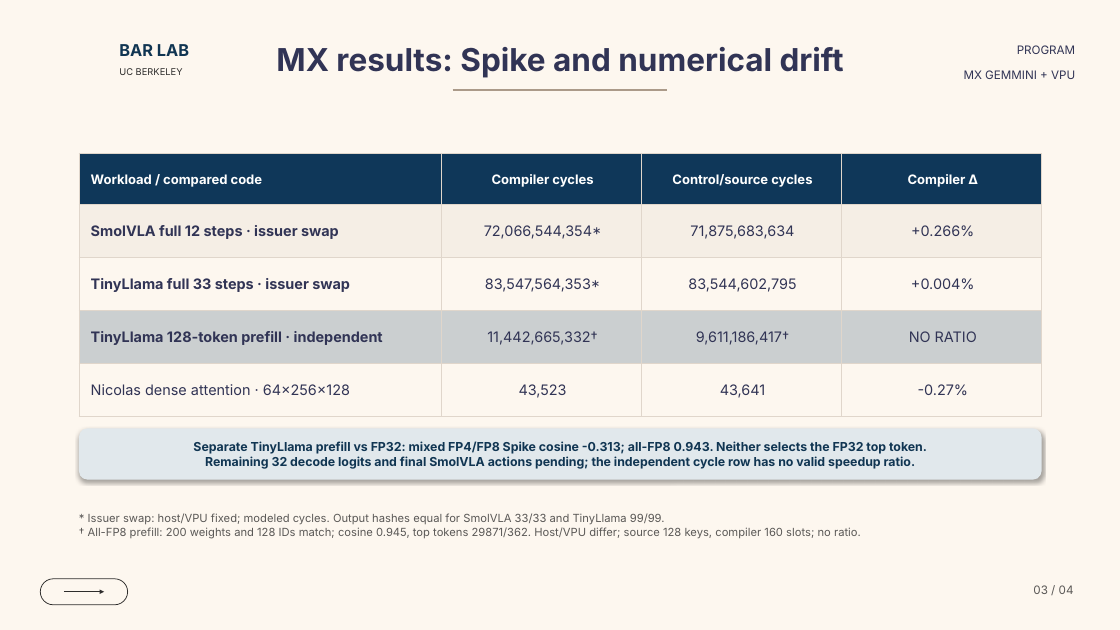
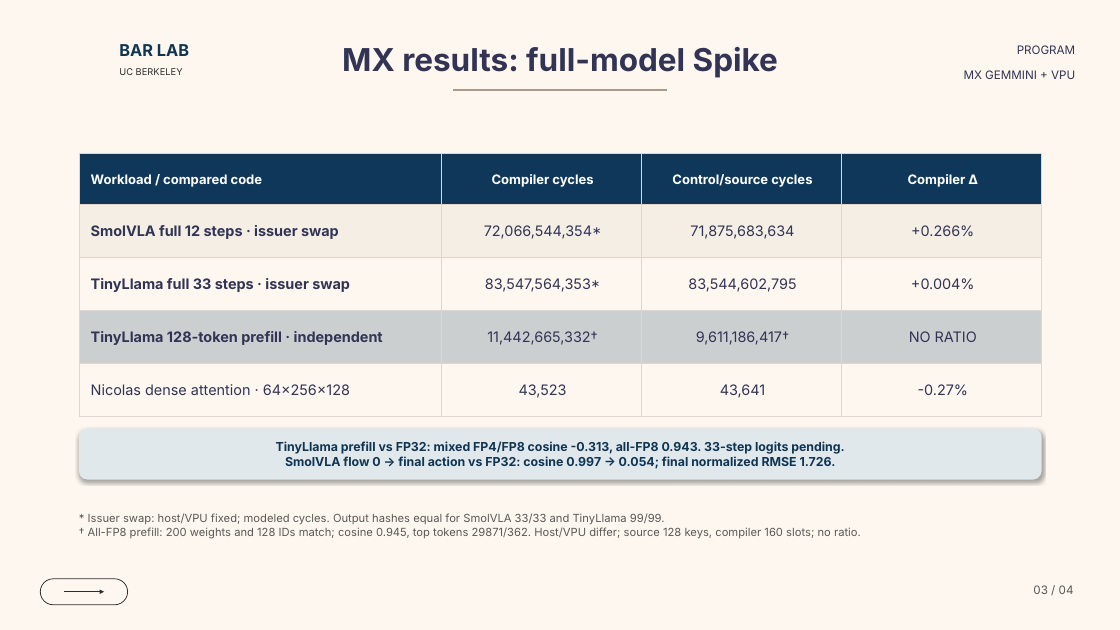
Before and after one commit to ucb-bar/mx-gemmini-mlir, a slide deck: slide 3 of docs/presentations/mx_gemmini_dialect_overview.pptx. Drawn at 1120x630 pixels with LibreOffice and Linux fonts; fonts in the diff are those of the drawing; background and template pictures are left out. Boxes give left, top, right and bottom in pixels: in the first picture for what was removed or moved away, otherwise in the second. Text is boxed around its words. In the diff, an @@ line names an element or a change of style, - is before the commit and + after.

Commit message:
Archive full SmolVLA action diagnostic

```diff
--- a/docs/presentations/mx_gemmini_dialect_overview.pptx
+++ b/docs/presentations/mx_gemmini_dialect_overview.pptx
@@ text at [342,47,778,78]: text changed @@
-MX results: Spike and numerical drift
+MX results: full-model Spike
@@ text in rounded rectangle at [276,441,844,469]: text changed @@
-Separate TinyLlama prefill vs FP32: mixed FP4/FP8 Spike cosine -0.313; all-FP8 0.943. Neither selects the FP32 top token.
-Remaining 32 decode logits and final SmolVLA actions pending; the independent cycle row has no valid speedup ratio.
+TinyLlama prefill vs FP32: mixed FP4/FP8 cosine -0.313, all-FP8 0.943. 33-step logits pending.
+SmolVLA flow 0 → final action vs FP32: cosine 0.997 → 0.054; final normalized RMSE 1.726.
```
Also in this commit, not shown: 1 other slide changed, 26 other files.
